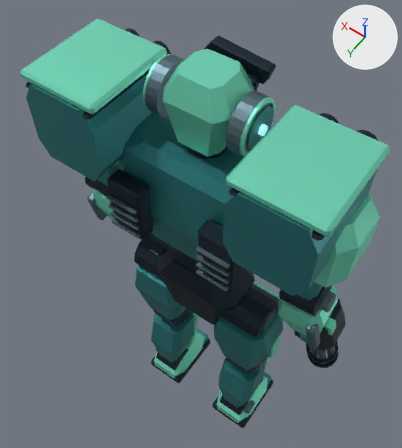
One commit to the Blender file out/mech_reference/t10/t10.blend: the scene before it, then after it.
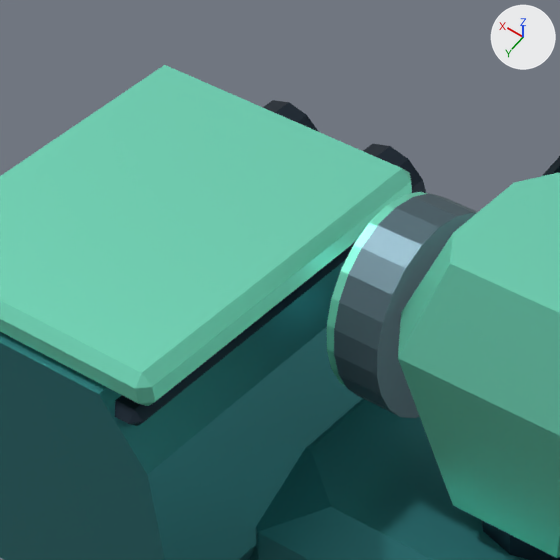
Each version appears first whole from a 50 mm camera at (-1.93, 2.78, 8.37) aimed at (0.36, -0.42, 3.34), and next in a close-up on the part from 13% to 52% of the width and 0% to 35% of the height. Lighting does not change. The marker at upper right points along +X, +Y and +Z. The last two pictures show the newer version. Both versions are drawn at frame 1 of the action 't10:heavy:launcher_lid'; the numbers are the values there.

Script lines for the objects in view, before the commit:
```python
me_forward_shoulder_launcher_rack = bpy.data.meshes.new('Forward shoulder launcher rack')
me_forward_shoulder_launcher_rack.from_pydata(...)  # 24 vertices, 18 faces; spans x -0.365..0.365, y -0.54..0.48, z -0.395..0.395
me_forward_shoulder_launcher_rack.materials.append(mat_shade)  # cyan #36898c
me_launcher_dorsal_armor = bpy.data.meshes.new('Launcher dorsal armor')
me_launcher_dorsal_armor.from_pydata(...)  # a box spanning x -0.39..0.39, y -0.465..0.465, z -0.045..0.045
me_launcher_dorsal_armor.materials.append(mat_armor)  # green #7fe8c9
ob_forward_shoulder_launcher_rack = bpy.data.objects.new('Forward shoulder launcher rack', me_forward_shoulder_launcher_rack)
ob_forward_shoulder_launcher_rack.parent = ob_launcher
ob_forward_shoulder_launcher_rack.location = (0.0, 0.0, 0.0)
ob_launcher_dorsal_armor = bpy.data.objects.new('Launcher dorsal armor', me_launcher_dorsal_armor)
ob_launcher_dorsal_armor.parent = ob_launcher
ob_launcher_dorsal_armor.location = (0.0, 0.0, 0.43)
_m = ob_launcher_dorsal_armor.modifiers.new('Armor edge chamfer', 'BEVEL')
_m.width = 0.025
_m.width_pct = 0.025
ob_launcher_lid = bpy.data.objects.new('launcher_lid', None)
ob_launcher_lid.parent = ob_launcher
ob_launcher_lid.location = (0.0, 0.45, 0.33)
# also in view: 'Tapered chest carapace' at (0.0, 0.0, 4.53); 'Trapezoid helmet' at (0.0, -0.02, 5.55); 'Hinged launcher lid' at (0.98, 0.19, 5.53); 'Radar silver rim.001' at (0.4, -0.02, 5.53); 'Circular ear radar.001' at (0.38, -0.02, 5.53)
```
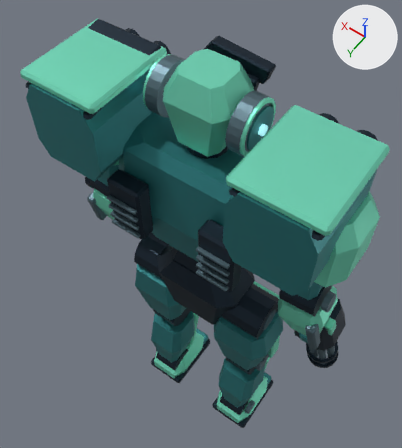
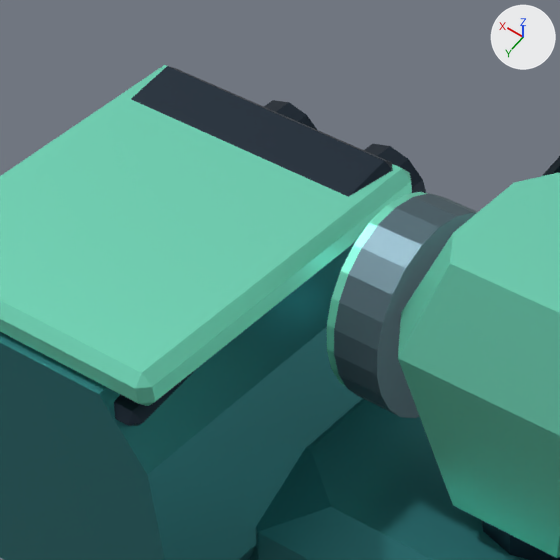
ob_launcher_lid is not drawn itself; it is the parent of ob_hinged_launcher_lid.

The change, as a diff of the scene's bpy script:
```diff
--- a/out/mech_reference/t10/t10.blend.py
+++ b/out/mech_reference/t10/t10.blend.py
@@ ob_launcher_lid @@
 ob_launcher_lid.location = (0.0, 0.45, 0.33)
+ob_launcher_lid.rotation_euler = (-0.145, 0.0, 0.0)  # degrees (-8.3, 0, 0)
```

Location of each change, [x1, y1, x2, y2] in pixels of the close-ups (560 x 560 px):
'Hinged launcher lid', turned
    before: [115, 242, 355, 426]
    after: [114, 66, 393, 426]
